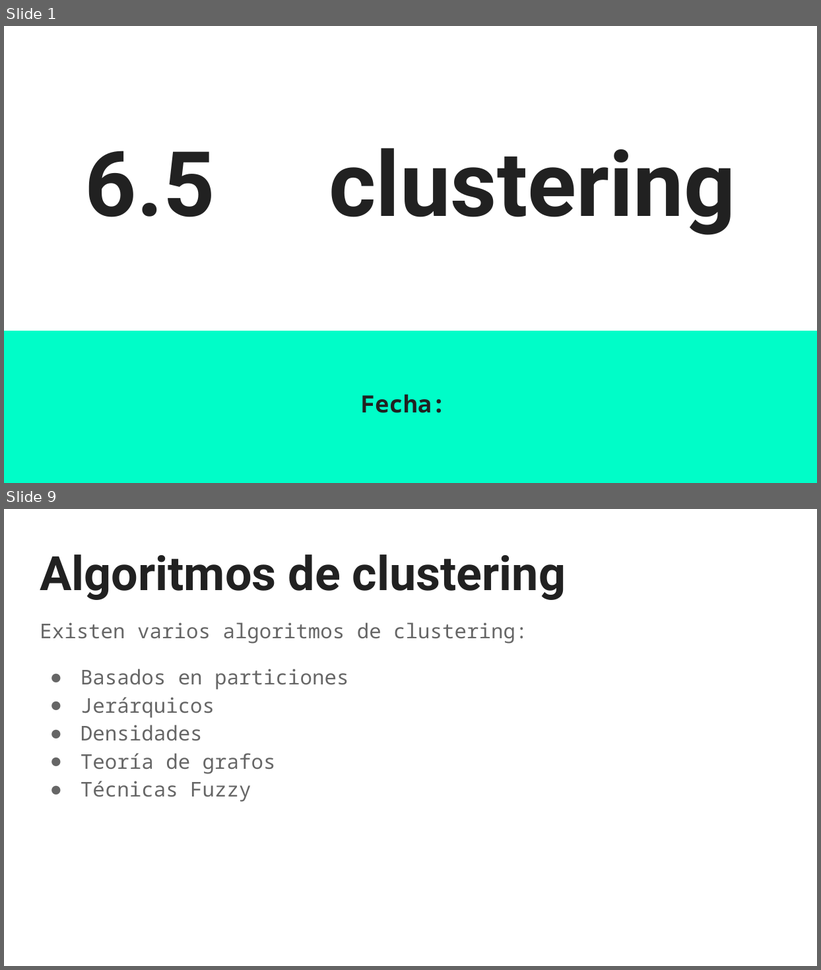
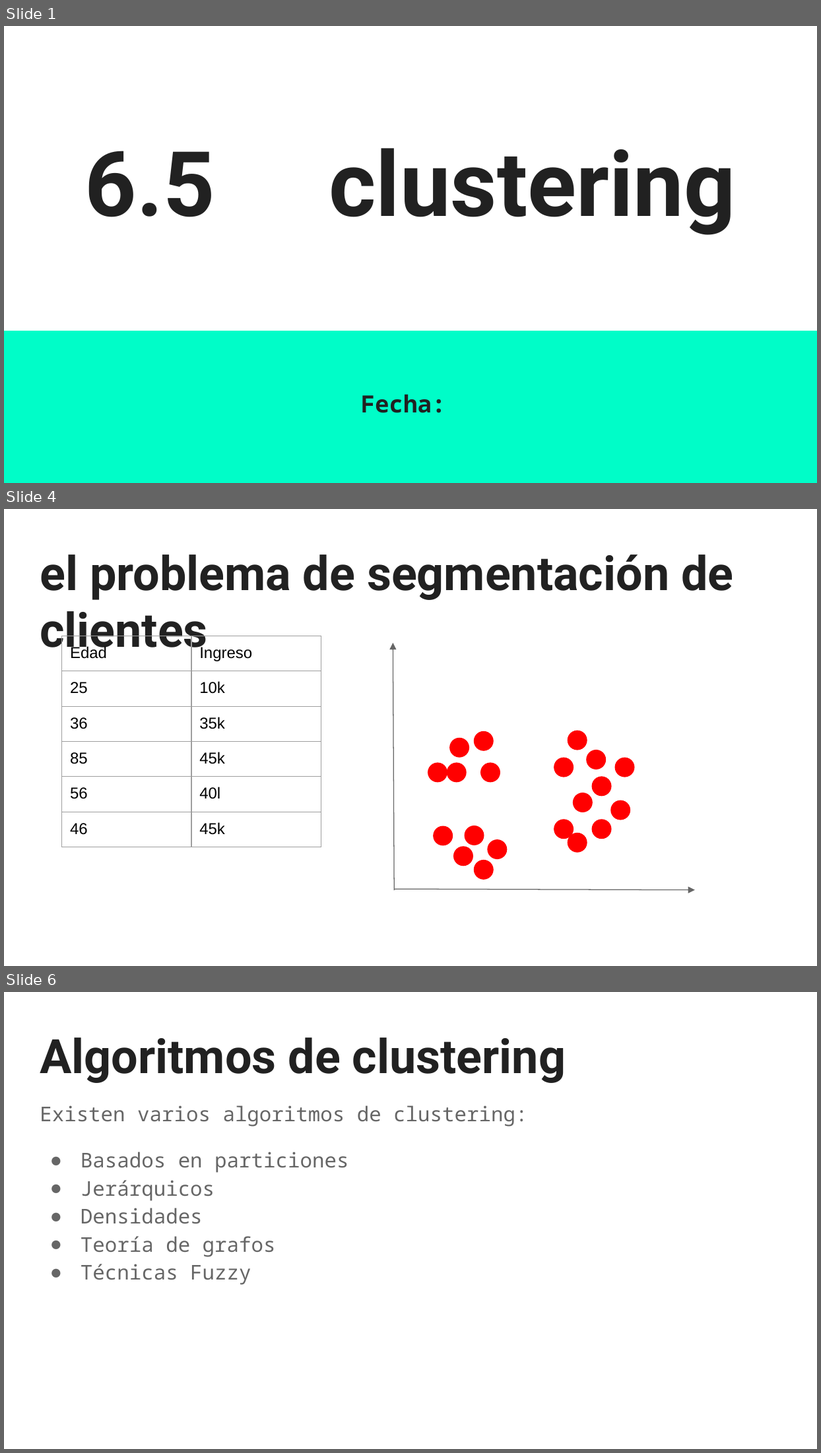
Before and after one commit to sainosmichelle/sainosmichelle.github.io, a slide deck: assets/files/Tema6/clustering/6.5 Clustering.pptx. Shown one above the other, each under a label of ours: slides 1 and 9 before the commit, slides 1, 4 and 6 after it; the slides between them are not shown. The pictures are 821x970 and 821x1453 pixels, drawn with LibreOffice and Linux fonts; fonts in the diff are those of the drawing. Boxes give left, top, right and bottom in pixels: in the first picture for what was removed or moved away, otherwise in the second. Text is boxed around its words. In the diff, an @@ line names an element or a change of style, - is before the commit and + after.

```diff
--- a/assets/files/Tema6/clustering/6.5 Clustering.pptx
+++ b/assets/files/Tema6/clustering/6.5 Clustering.pptx
@@ slide 4 added at <box>4,509,817,966</box>, background #FFFFFF @@
@@ title added at <box>40,555,733,659</box>, 42 pt, text #212121, bold @@
+el problema de segmentación de clientes
@@ table added at <box>61,636,320,902</box>, 6 rows, 2 columns @@
+Edad | Ingreso
+25 | 10k
+36 | 35k
+85 | 45k
+56 | 40l
+46 | 45k
@@ arrow added from (394, 890) to (393, 643), #666666 0.75 pt @@
@@ ellipse added at <box>450,738,469,757</box>, fill #FF0000, outline #FF0000 0.75 pt @@
@@ ellipse added at <box>474,732,492,751</box>, fill #FF0000, outline #FF0000 0.75 pt @@
@@ ellipse added at <box>568,731,586,750</box>, fill #FF0000, outline #FF0000 0.75 pt @@
@@ ellipse added at <box>428,764,447,782</box>, fill #FF0000, outline #FF0000 0.75 pt @@
@@ ellipse added at <box>447,764,466,782</box>, fill #FF0000, outline #FF0000 0.75 pt @@
@@ ellipse added at <box>481,764,500,782</box>, fill #FF0000, outline #FF0000 0.75 pt @@
@@ ellipse added at <box>554,758,573,776</box>, fill #FF0000, outline #FF0000 0.75 pt @@
@@ ellipse added at <box>587,751,606,769</box>, fill #FF0000, outline #FF0000 0.75 pt @@
@@ ellipse added at <box>615,758,634,776</box>, fill #FF0000, outline #FF0000 0.75 pt @@
@@ ellipse added at <box>592,778,611,796</box>, fill #FF0000, outline #FF0000 0.75 pt @@
@@ ellipse added at <box>573,793,592,813</box>, fill #FF0000, outline #FF0000 0.75 pt @@
@@ ellipse added at <box>611,801,630,820</box>, fill #FF0000, outline #FF0000 0.75 pt @@
@@ ellipse added at <box>554,820,573,838</box>, fill #FF0000, outline #FF0000 0.75 pt @@
@@ ellipse added at <box>592,820,611,838</box>, fill #FF0000, outline #FF0000 0.75 pt @@
@@ ellipse added at <box>433,827,452,846</box>, fill #FF0000, outline #FF0000 0.75 pt @@
@@ ellipse added at <box>465,826,484,845</box>, fill #FF0000, outline #FF0000 0.75 pt @@
@@ ellipse added at <box>488,840,506,859</box>, fill #FF0000, outline #FF0000 0.75 pt @@
@@ ellipse added at <box>568,834,586,852</box>, fill #FF0000, outline #FF0000 0.75 pt @@
@@ ellipse added at <box>453,848,473,866</box>, fill #FF0000, outline #FF0000 0.75 pt @@
@@ ellipse added at <box>474,860,492,879</box>, fill #FF0000, outline #FF0000 0.75 pt @@
@@ arrow added from (394, 890) to (695, 890), #666666 0.75 pt @@
@@ what was slide 9 is now slide 6 @@
```
Also in this commit, not shown: 2 slides changed, 1 other slide added, 2 slides removed, 6 other files.
